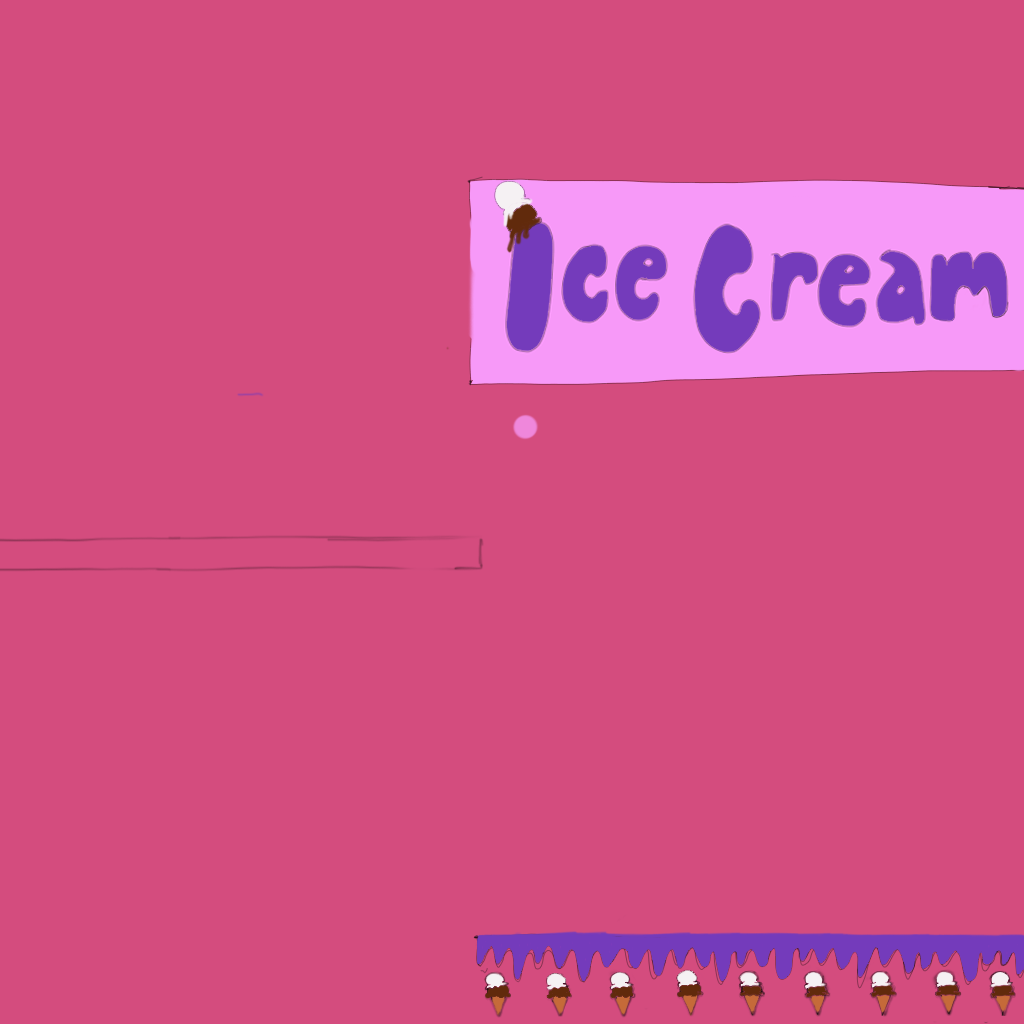
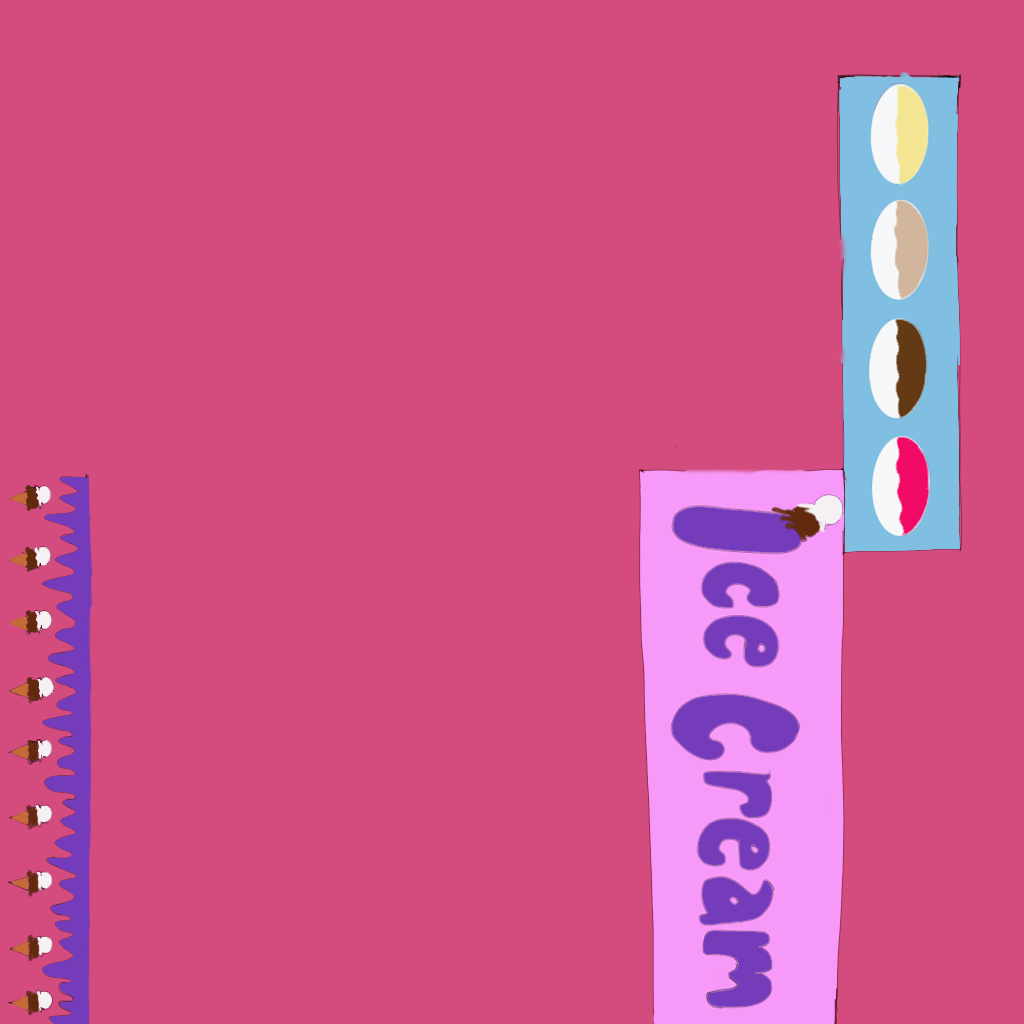
Layers edited between the first and the second 1024x1024 image:
painted on "Layer 3" over bbox(7, 71, 1024, 1024)
hid "Layer 2", painted on it over bbox(0, 71, 1024, 1024)
